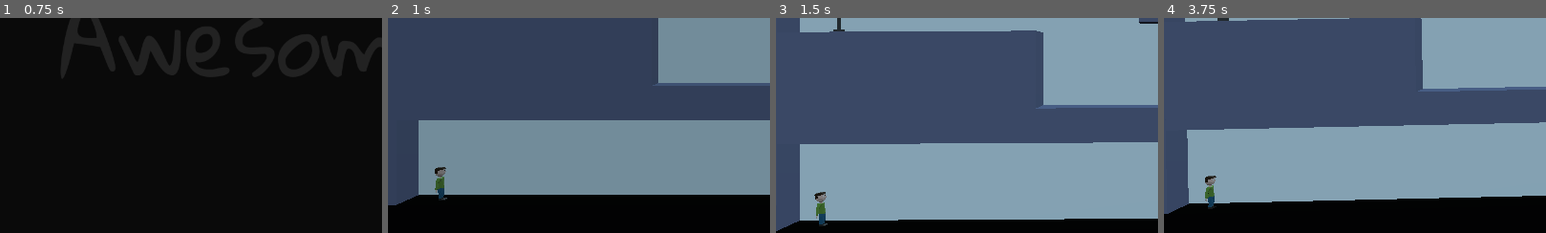
Above: before the commit, frames 1-4 (left to right).
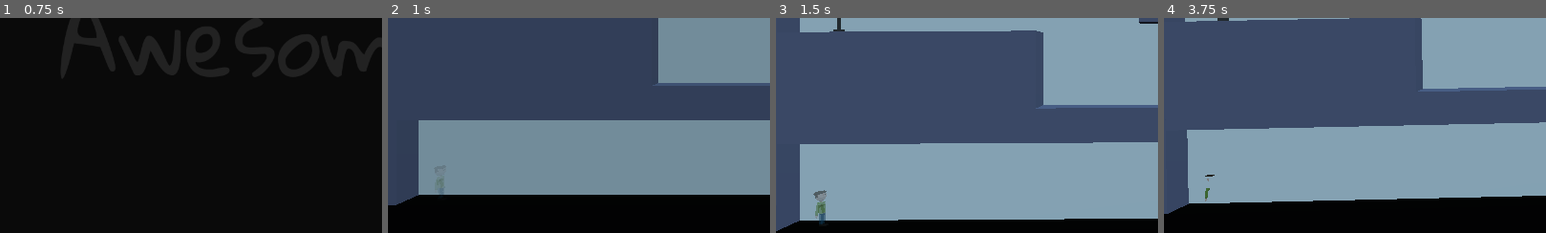
Above: after the commit, the same moments.

Repository: dsaltares/ludumdare-47
Game: Godot game, scene res://Main.tscn
Same seed, same stepped clock (60 frames per second), same inputs: the game is played once before the commit and once after it. Sound files missing from this copy of the repository are replaced by a short silence.
Inputs:
- Up to frame 1 (0.75 s): tap Enter (ui_accept) at 0.5 s; hold D (move_right) from 0.53 s (still down); tap N (new_run) at 0.6 s
- Up to frame 2 (1 s): keep holding D (move_right); tap Space (jump) at 0.77 s
- Up to frame 3 (1.5 s): release D (move_right) at 1.28 s; hold A (move_left) from 1.28 s (still down); tap C (shake) at 1.35 s
- Up to frame 4 (3.75 s): tap Space (jump) at 1.52, 3.02 s; release A (move_left) at 2.03 s; hold D (move_right) 2.03-3.53 s; tap N (new_run) at 2.1, 3.6 s; tap C (shake) at 2.85 s; hold A (move_left) from 3.53 s (still down)
The pictures show only the part of the screen within x 0-50%, y 45-95%; the shares and areas given below are measured in that part.

Frame 1 is identical in both runs. In frame 2, 0.3% of the frame differs, in the area x 12-16%, y 69-85%; in frame 3, 0.3%, in the area x 9-14%, y 80-97%; in frame 4, 0.3%.

Commit message:
character appears with alpha in and out

Diff:
--- a/game/Level/Level.tscn
+++ b/game/Level/Level.tscn
@@ -118,7 +118,6 @@
 
 [node name="LaserTurret" parent="Environment/Traps" instance=ExtResource( 9 )]
 transform = Transform( 1, 0, 0, 0, 1, 0, 0, 0, 1, -45, 11.5, 0 )
-shooting_rate = 2.0
 
 [node name="LaserTurret2" parent="Environment/Traps" instance=ExtResource( 9 )]
 transform = Transform( -1, 0, -3.25841e-07, 0, 1, 0, 3.25841e-07, 0, -1, -13.6604, 14, 0 )
--- a/game/Player/Player.gd
+++ b/game/Player/Player.gd
@@ -30,7 +30,7 @@
 onready var die_timer := $DieTimer
 onready var turn_tween := $TurnTween
 onready var graphics := $Graphics
-onready var mesh := $Graphics/Body
+onready var mesh := $Graphics/character/rig/Skeleton/Cube
 onready var die_sfx := $DieSFX
 onready var dissolve_fx := $DissolveSFX
 onready var jump_sfx := $JumpSFX
@@ -88,14 +88,16 @@
 	_update_look_dir()
 
 func _update_dissolve_amount() -> void:
-	var amount = 0.0
+	var amount = 1.0
 
 	if state == States.Appearing:
-		amount = appear_timer.time_left / appear_timer.wait_time
+		amount = 1 - appear_timer.time_left / appear_timer.wait_time
 	elif state == States.Dying:
-		amount = 1 - die_timer.time_left / die_timer.wait_time
+		amount = die_timer.time_left / die_timer.wait_time
 
-	mesh.get_surface_material(0).set_shader_param("dissolve_amount", amount)
+	var material = mesh.get_surface_material(0)
+	material.set_shader_param("alpha", amount)
+
 
 func _update_horizontal_velocity(delta : float) -> void:
 	if abs(move_dir) > 0.0:
--- a/game/Player/Player.tscn
+++ b/game/Player/Player.tscn
@@ -1,9 +1,7 @@
-[gd_scene load_steps=25 format=2]
+[gd_scene load_steps=23 format=2]
 
 [ext_resource path="res://Player/PlayerMaterial.tres" type="Material" id=1]
 [ext_resource path="res://Player/Player.gd" type="Script" id=2]
-[ext_resource path="res://Player/PlayerNose.tres" type="CubeMesh" id=3]
-[ext_resource path="res://Player/PlayerBody.tres" type="CubeMesh" id=4]
 [ext_resource path="res://Player/PlayerCollisionShape.tres" type="Shape" id=5]
 [ext_resource path="res://LaserTurret/laser_hit_player.wav" type="AudioStream" id=6]
 [ext_resource path="res://Player/jump.wav" type="AudioStream" id=7]
@@ -73,20 +71,11 @@
 
 [node name="Graphics" type="Spatial" parent="."]
 
-[node name="Body" type="MeshInstance" parent="Graphics"]
-transform = Transform( 1, 0, 0, 0, 1, 0, 0, 0, 1, 0, 1, 0 )
-visible = false
-mesh = ExtResource( 4 )
+[node name="character" parent="Graphics" instance=ExtResource( 11 )]
+transform = Transform( -2.11797e-07, 0, 1.3, 0, 1.3, 0, -1.3, 0, -2.11797e-07, 0, 0, 0 )
+
+[node name="Cube" parent="Graphics/character/rig/Skeleton" index="0"]
 material/0 = ExtResource( 1 )
-
-[node name="Nose" type="MeshInstance" parent="Graphics"]
-transform = Transform( 1, 0, 0, 0, 1, 0, 0, 0, 1, 0.4, 1.9, 0 )
-visible = false
-mesh = ExtResource( 3 )
-material/0 = ExtResource( 1 )
-
-[node name="character" parent="Graphics" instance=ExtResource( 11 )]
-transform = Transform( -2.03651e-07, 0, 1.25, 0, 1.25, 0, -1.25, 0, -2.03651e-07, 0, 0, 0 )
 
 [node name="CoyoteTimer" type="Timer" parent="."]
 wait_time = 0.2
Binary file changed: game/Player/character.glb
Not shown, changed: models/character.blend
